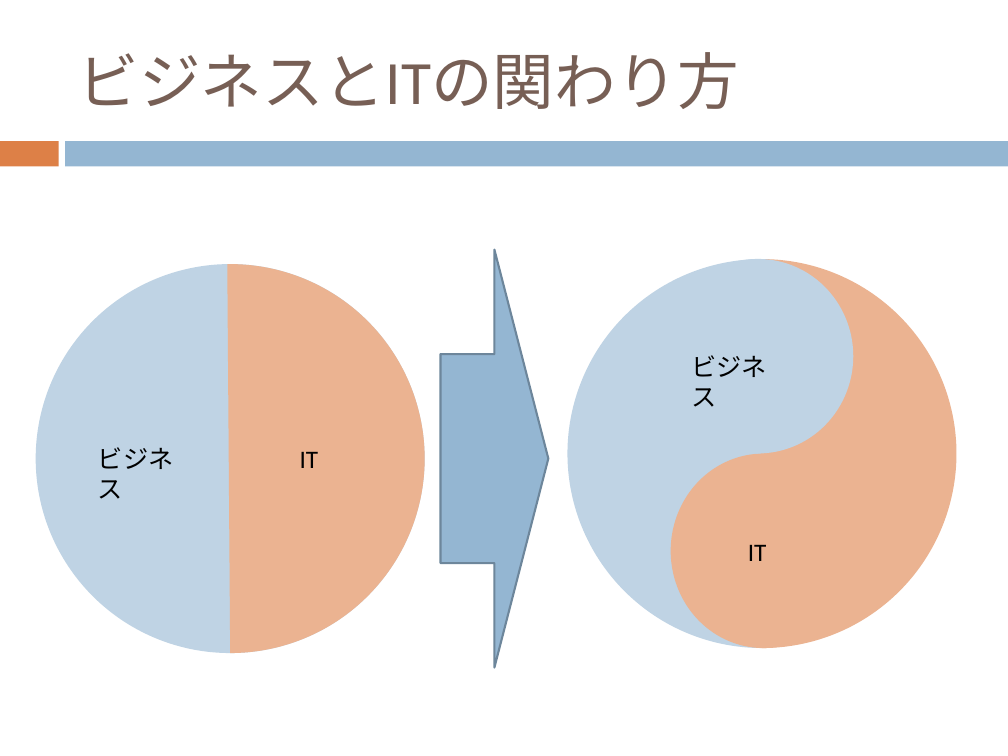
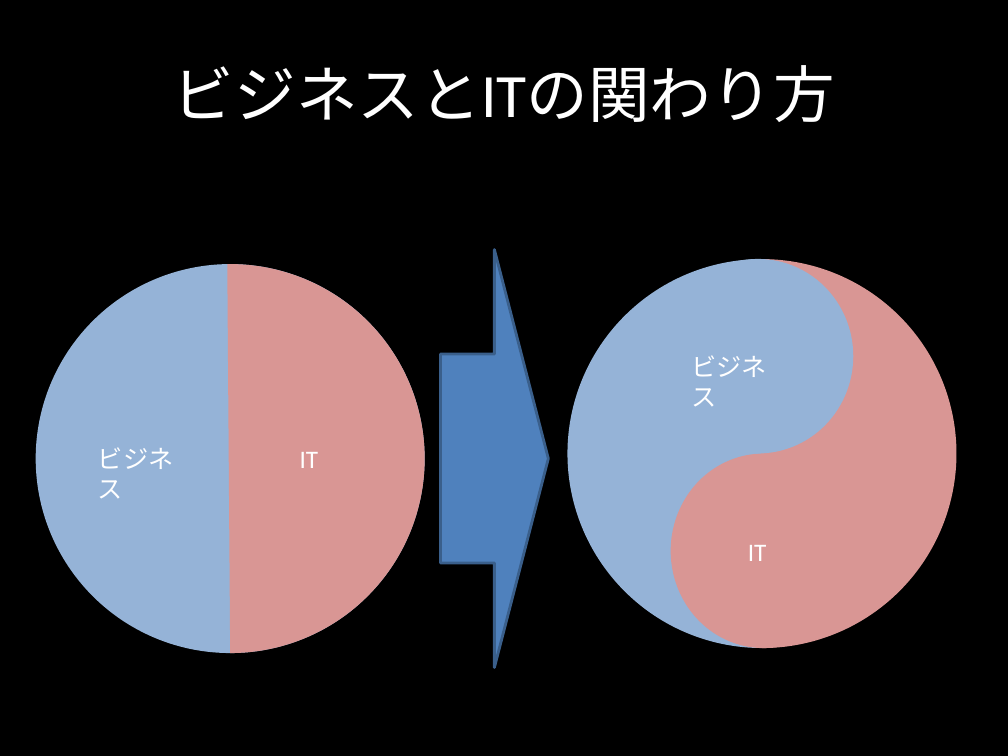
Before and after one commit to citrus1981/document, a slide deck: slide 15 of agile.pptx (slide 12 before the commit). Drawn at 1008x756 pixels with LibreOffice and Linux fonts; fonts in the diff are those of the drawing. Boxes give left, top, right and bottom in pixels: in the first picture for what was removed or moved away, otherwise in the second. Text is boxed around its words. In the diff, an @@ line names an element or a change of style, - is before the commit and + after.

Commit message:
mod files

```diff
--- a/agile.pptx
+++ b/agile.pptx
@@ background #FFFFFF to #000000 @@
@@ title "ビジネスとITの関わり方": place and size @@
-title "ビジネスとITの関わり方" at [77,52,739,109]
+title "ビジネスとITの関わり方" at [173,65,835,122]
@@ title "ビジネスとITの関わり方" at [173,65,835,122]: text colour #775F55 to #FFFFFF; alignment left to centre @@
@@ rectangle removed at [0,141,58,166] @@
@@ rectangle removed at [66,141,1008,166] @@
@@ fill #BFD3E4 to #95B3D7 in 3 elements at [568,259,957,648], [662,259,853,454], [35,264,424,653] @@
@@ fill #EBB391 to #D99694 in 3 elements at [670,454,856,648], [568,259,957,648], [35,264,424,653] @@
@@ right arrow at [440,250,548,668]: fill #94B6D2 to #4F81BD; outline #6D879B 1.5 pt to #3A5F8C 2 pt @@
@@ text colour #000000 to #FFFFFF in 4 elements at [691,355,767,406], [748,545,767,561], [98,447,174,498], [300,452,319,468] @@
```
Also in this commit, not shown: 11 other slides changed, 8 slides added, 4 slides removed.
